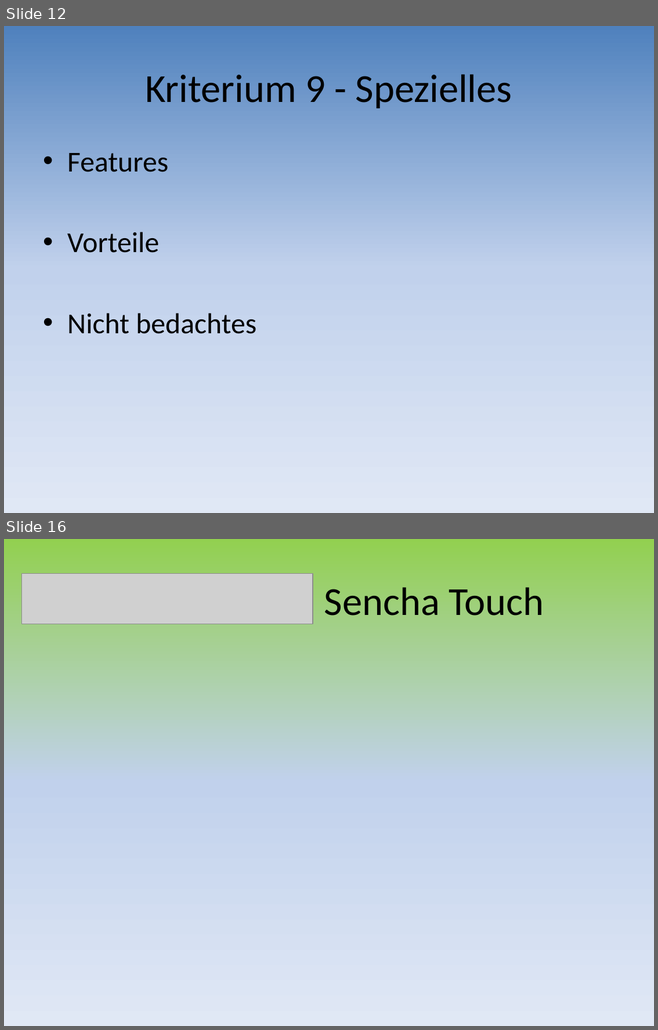
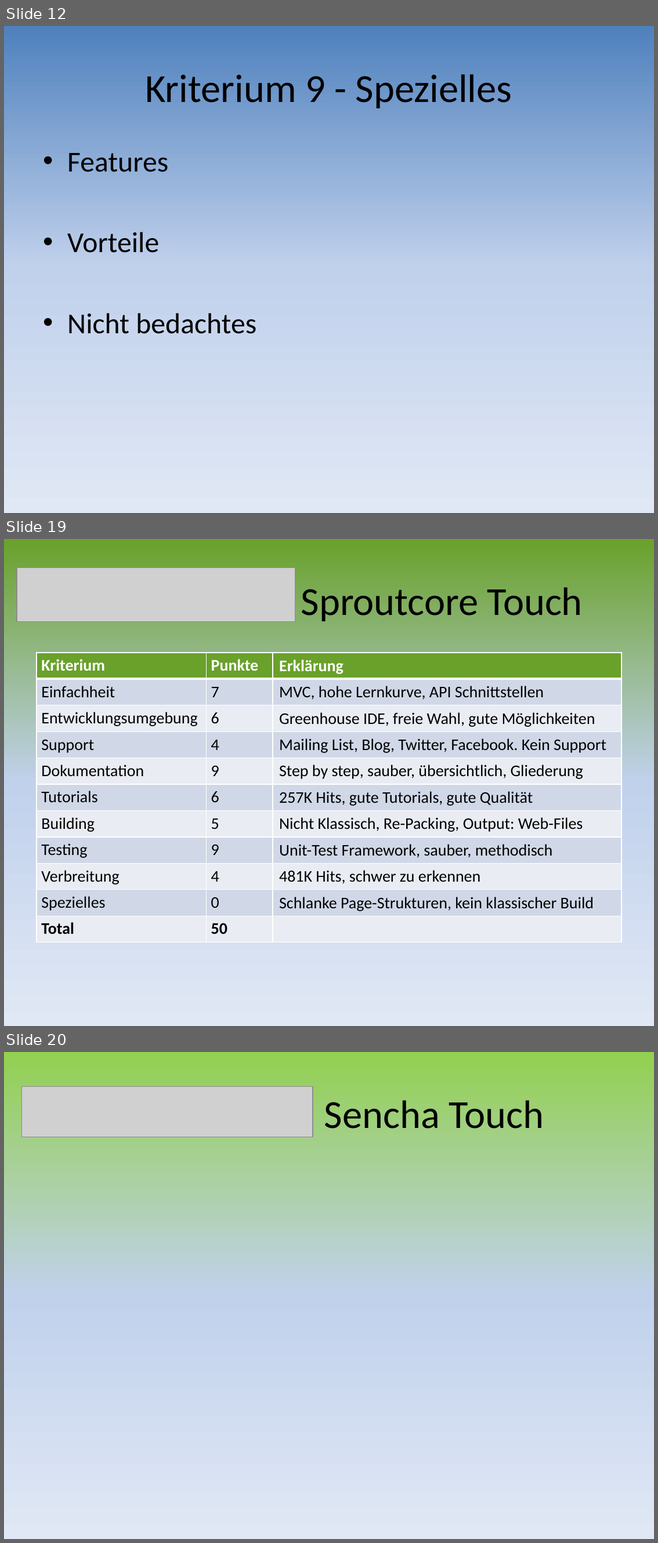
Before and after one commit to mtwords/hand-held, a slide deck: Documents/10_Frameworks_Presentation.pptx. Shown one above the other, each under a label of ours: slides 12 and 16 before the commit, slides 12, 19 and 20 after it; the slides between them are not shown. The pictures are 658x1030 and 658x1543 pixels, drawn with LibreOffice and Linux fonts; fonts in the diff are those of the drawing; grey boxes stand for pictures. Boxes give left, top, right and bottom in pixels: in the first picture for what was removed or moved away, otherwise in the second. Text is boxed around its words. In the diff, an @@ line names an element or a change of style, - is before the commit and + after.

```diff
--- a/Documents/10_Frameworks_Presentation.pptx
+++ b/Documents/10_Frameworks_Presentation.pptx
@@ slide 19 added at box(4, 539, 654, 1026), background gradient #69A12B to #C2D1ED to #E1E8F5 @@
@@ picture added at box(17, 567, 295, 621) @@
@@ title added at box(301, 587, 582, 621), 44 pt, text #000000 @@
+Sproutcore Touch
@@ table added at box(36, 653, 621, 943), 11 rows, 3 columns @@
+Kriterium | Punkte | Erklärung
+Einfachheit | 7 | MVC, hohe Lernkurve, API Schnittstellen
+Entwicklungsumgebung | 6 | Greenhouse IDE, freie Wahl, gute Möglichkeiten
+Support | 4 | Mailing List, Blog, Twitter, Facebook. Kein Support
+Dokumentation | 9 | Step by step, sauber, übersichtlich, Gliederung
+Tutorials | 6 | 257K Hits, gute Tutorials, gute Qualität
+Building | 5 | Nicht Klassisch, Re-Packing, Output: Web-Files
+Testing | 9 | Unit-Test Framework, sauber, methodisch
+Verbreitung | 4 | 481K Hits, schwer zu erkennen
+Spezielles | 0 | Schlanke Page-Strukturen, kein klassischer Build
+Total | 50 | 
@@ what was slide 16 is now slide 20 @@
```
Also in this commit, not shown: 2 slides changed, 4 other slides added, 1 slide removed, 1 other file.
